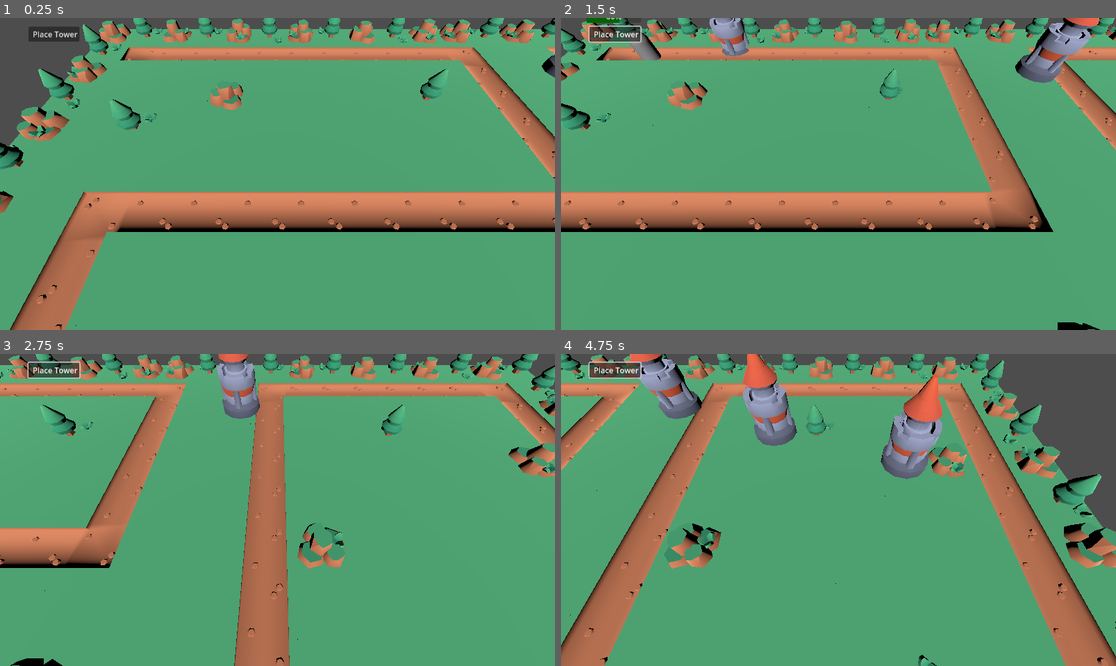
Above: before the commit, frames 1-4 (two rows, left to right).
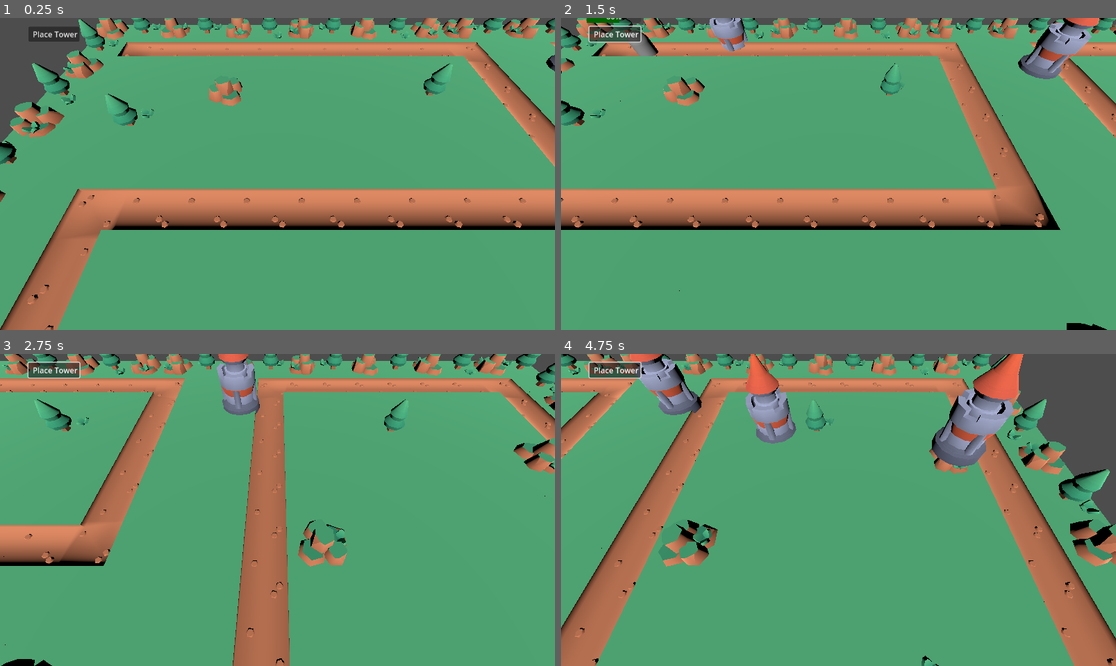
Above: after the commit, the same moments.

Repository: vhladko/tower_defence
Game: Godot game, scene res://main.tscn
Two runs of this game, one before a commit and one after it. Both use one fixed random seed, a clock stepped at 60 frames per second and the inputs below.
Inputs (mouse positions are in pixels of both pictures, inside the frame that each line leads up to):
- Up to frame 1 (0.25 s): no input
- Up to frame 2 (1.5 s): click "Place Tower" at 0.5 s; move the mouse to (960, 158) at 1.27 s; hold Right (ui_right) from 1.28 s (still down); tap Mouse wheel up (zoom_in) at 1.35 s; click (960, 158) at 1.42 s
- Up to frame 3 (2.75 s): release Right (ui_right) at 2 s; drag from (166, 525) to (249, 572) at 2.02 s
- Up to frame 4 (4.75 s): tap Enter at 2.75 s; move the mouse to (894, 441) at 2.77 s; hold Right (ui_right) 2.78-3.5 s; tap Mouse wheel up (zoom_in) at 2.85, 4.35 s; drag from (810, 572) to (672, 463) at 3.52 s; tap Space at 4.25 s; move the mouse to (1005, 556) at 4.27 s; hold Left (ui_left) from 4.28 s (still down)

The runs differ from the first frame. In frame 1, 15% of the frame differs, in the area x 0-100%, y 0-100%; in frame 2, 13%; in frame 3, 11%; in frame 4, 20%.

Commit message:
add transparents

Diff:
--- a/Map.tscn
+++ b/Map.tscn
@@ -1,6 +1,7 @@
-[gd_scene load_steps=4 format=3 uid="uid://4jjefy57i3tl"]
+[gd_scene load_steps=6 format=3 uid="uid://4jjefy57i3tl"]
 
 [ext_resource type="MeshLibrary" uid="uid://bjr0vu6q0vswa" path="res://tiles.tres" id="1_gfjgm"]
+[ext_resource type="Script" uid="uid://cbx3htsbcmgh4" path="res://grid_map.gd" id="2_3h1ab"]
 [ext_resource type="PackedScene" uid="uid://bnh8qr14dp22m" path="res://addons/mob_spawner/mob_spawner.tscn" id="2_3vi7k"]
 
 [sub_resource type="Curve3D" id="Curve3D_3h1ab"]
@@ -10,16 +11,19 @@
 }
 point_count = 10
 
+[sub_resource type="BoxMesh" id="BoxMesh_3h1ab"]
+
 [node name="Map" type="Node3D"]
 
 [node name="GridMap" type="GridMap" parent="."]
 mesh_library = ExtResource("1_gfjgm")
-cell_size = Vector3(2, 0.5, 2)
+cell_size = Vector3(2, 1, 2)
 cell_scale = 2.0
 collision_layer = 2
 data = {
-"cells": PackedInt32Array(65533, 0, 1048580, 65534, 0, 10485 …(3857 unchanged characters)…  1048582, 65535, 3, 1048582, 65534, 3, 1048582, 65533, 3, 1048581, 65533, 2, 1048582,  …(1210 unchanged characters)…
+"cells": PackedInt32Array(65533, 0, 1048580, 65534, 0, 10485 …(3857 unchanged characters)…  1048582, 65535, 3, 1048582, 65534, 3, 1441798, 65533, 3, 1048581, 65533, 2, 1048582,  …(1210 unchanged characters)…
 }
+script = ExtResource("2_3h1ab")
 
 [node name="Path3D" type="Path3D" parent="."]
 transform = Transform3D(1, 0, 0, 0, 1, 0, 0, 0, 1, -7.375, 0.65, 0.931)
@@ -28,3 +32,6 @@
 [node name="mob_spawner" parent="." node_paths=PackedStringArray("path") instance=ExtResource("2_3vi7k")]
 transform = Transform3D(1, 0, 0, 0, 1, 0, 0, 0, 1, -7.85135, 0, 0)
 path = NodePath("../Path3D")
+
+[node name="MeshInstance3D" type="MeshInstance3D" parent="mob_spawner"]
+mesh = SubResource("BoxMesh_3h1ab")
--- a/button.gd
+++ b/button.gd
@@ -2,7 +2,6 @@
 @export var building: PackedScene
 @export var building_icon: Texture2D
 @export var main: Node3D
-@export var meshLibrary: MeshLibrary
 
 var _is_dragging: bool = false
 var _building_instance: Node3D
@@ -15,17 +14,7 @@
 	icon = building_icon
 	_building_instance = building.instantiate()
 	_building_instance.is_ghost = true
-	var _building_model = _building_instance.get_child(0)
-	var _building_mesh = _building_model.get_child(0)
-	if _building_mesh is MeshInstance3D:
-		var mat = _building_mesh.get_surface_override_material(0)
-		print(mat)
-		if mat == null:
-			mat = StandardMaterial3D.new()
-			_building_mesh.set_surface_override_material(0, mat)
-		mat.transparency = 0.5
-		mat.albedo_color.a = 0.5
-		mat.transparent = true
+
 
 	add_child(_building_instance)
 	_building_instance.visible = false
@@ -34,6 +23,7 @@
 
 func _on_button_down():
 	_is_dragging = true
+	make_building_transparent()
 
 
 func _on_button_up():
@@ -56,13 +46,66 @@
 		if ray_result.size() > 0:
 			_building_instance.visible = true
 			var col = ray_result.get('collider')
-			print(col)
 			if col is GridMap:
 				var local_coords = col.local_to_map(ray_result.get("position"))
-				# var item = col.get_cell_item(local_coords)
-				# print(item)
 				var global_coords = col.map_to_local(local_coords)
+				var item = col.get_cell_item(local_coords)
 				_building_instance.global_position = global_coords
 				_last_valid_location = global_coords
+				if item > 0:
+					var layers = col.mesh_library.get_item_navigation_layers(item)
+					var names = get_navigation_layer_name_from_mask(layers)
+
 		else:
 			_building_instance.global_position = Vector3(mouse_position.x, 0.2, mouse_position.y)
+
+func get_navigation_layer_name_from_mask(mask: int) -> Array:
+	var names := []
+	for i in 32:
+		if mask & (1 << i) != 0:
+			var layer_idx = i + 1
+			var setting = "layer_names/3d_navigation/layer_%d" % layer_idx
+			var layer_name = ProjectSettings.get(setting)
+			if layer_name == "":
+				layer_name = "Layer %d" % layer_idx
+			names.append(layer_name)
+	return names
+
+func make_building_transparent():
+	var _building_model = _building_instance.get_child(0)
+	var _building_mesh = _building_model.get_child(0)
+	if _building_mesh is MeshInstance3D:
+		var mat = _building_mesh.get_active_material(0)
+		if mat == null:
+			mat = StandardMaterial3D.new()
+		else:
+			mat = mat.duplicate()
+
+		_building_mesh.set_surface_override_material(0, mat)
+		mat.transparency = BaseMaterial3D.TRANSPARENCY_ALPHA
+		mat.blend_mode = BaseMaterial3D.BLEND_MODE_ADD
+
+		var c: Color = mat.albedo_color
+		c.a = 0.2
+		mat.albedo_color = c
+
+func make_building_error():
+	var _building_model = _building_instance.get_child(0)
+	var _building_mesh = _building_model.get_child(0)
+	if _building_mesh is MeshInstance3D:
+		var mat = _building_mesh.get_active_material(0)
+		if mat == null:
+			mat = StandardMaterial3D.new()
+		else:
+			mat = mat.duplicate()
+
+		_building_mesh.set_surface_override_material(0, mat)
+		mat.transparency = BaseMaterial3D.TRANSPARENCY_ALPHA
+		mat.blend_mode = BaseMaterial3D.BLEND_MODE_ADD
+
+		var c: Color = mat.albedo_color
+		c.a = 0.3
+		c.r = 1
+		c.b = 0
+		c.g = 0
+		mat.albedo_color = c
--- /dev/null
+++ b/grid_map.gd
@@ -0,0 +1,5 @@
+extends GridMap
+
+func _ready():
+	var mesh = mesh_library.get_item_navigation_layers(1)
+	print(mesh)
--- a/project.godot
+++ b/project.godot
@@ -55,3 +55,7 @@
 "events": [Object(InputEventMouseButton,"resource_local_to_scene":false,"resource_name":"","device":-1,"window_id":0,"a …(253 unchanged characters)…
 ]
 }
+
+[layer_names]
+
+3d_navigation/layer_2="building_area"
--- a/tiles.tres
+++ b/tiles.tres
@@ -481,7 +481,7 @@
 item/6/mesh_cast_shadow = 1
 item/6/shapes = [SubResource("ConvexPolygonShape3D_n6bss"), Transform3D(1, 0, 0, 0, 1, 0, 0, 0, 1, 0, 0, 0)]
 item/6/navigation_mesh_transform = Transform3D(1, 0, 0, 0, 1, 0, 0, 0, 1, 0, 0, 0)
-item/6/navigation_layers = 1
+item/6/navigation_layers = 2
 item/6/preview = SubResource("ImageTexture_voq7y")
 item/7/name = "tile-dirt"
 item/7/mesh = SubResource("ArrayMesh_lor12")
Not shown, added: grid_map.gd.uid
